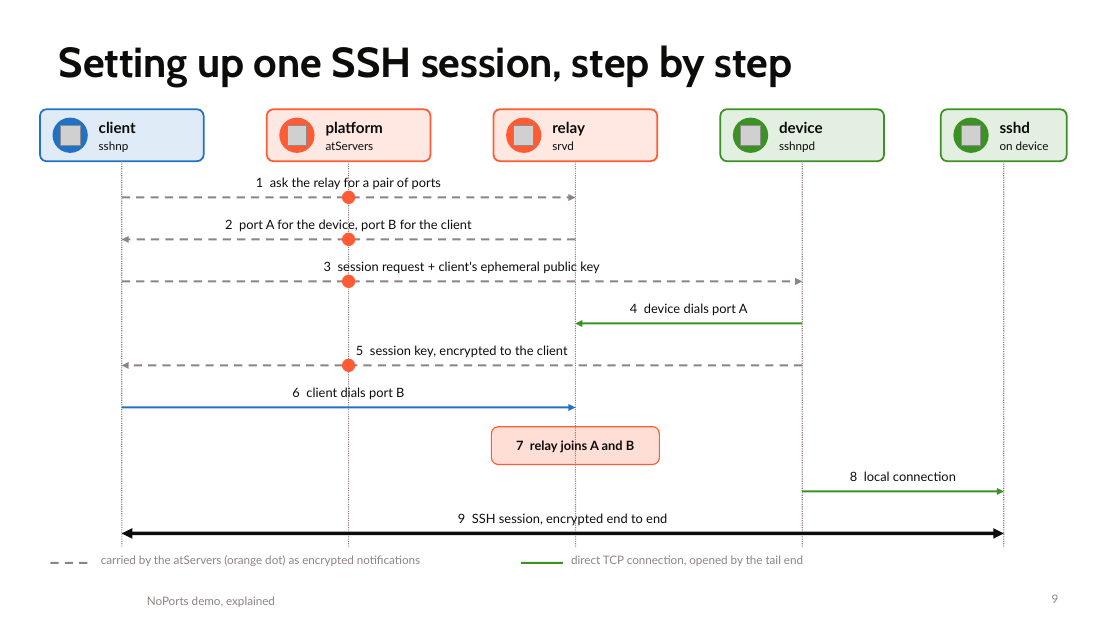
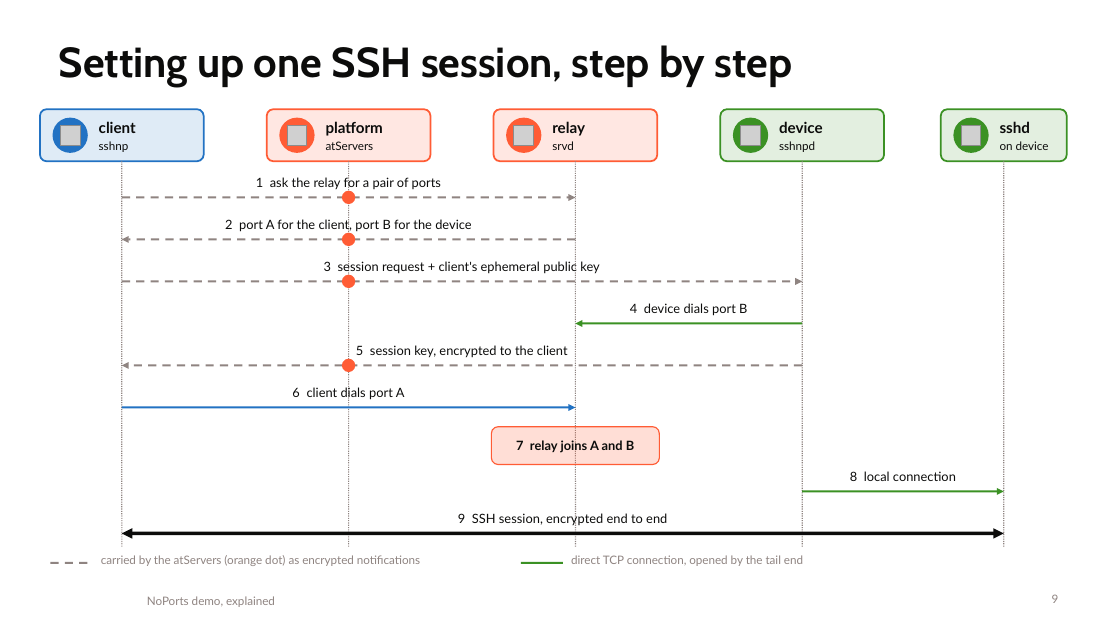
Before and after one commit to atsign-foundation/noports-demo, a slide deck: slide 9 of docs/noports-demo-explained.pptx. Drawn at 1120x630 pixels with LibreOffice and Linux fonts; fonts in the diff are those of the drawing; grey boxes stand for pictures; background and template pictures are left out. Boxes give left, top, right and bottom in pixels: in the first picture for what was removed or moved away, otherwise in the second. Text is boxed around its words. In the diff, an @@ line names an element or a change of style, - is before the commit and + after.

```diff
--- a/docs/noports-demo-explained.pptx
+++ b/docs/noports-demo-explained.pptx
@@ text at box(225, 219, 471, 232): text changed @@
-2 port A for the device, port B for the client
+2 port A for the client, port B for the device
@@ text at box(630, 303, 747, 316): text changed @@
-4 device dials port A
+4 device dials port B
@@ text at box(292, 386, 405, 400): text changed @@
-6 client dials port B
+6 client dials port A
```
Also in this commit, not shown: 1 other slide changed.
